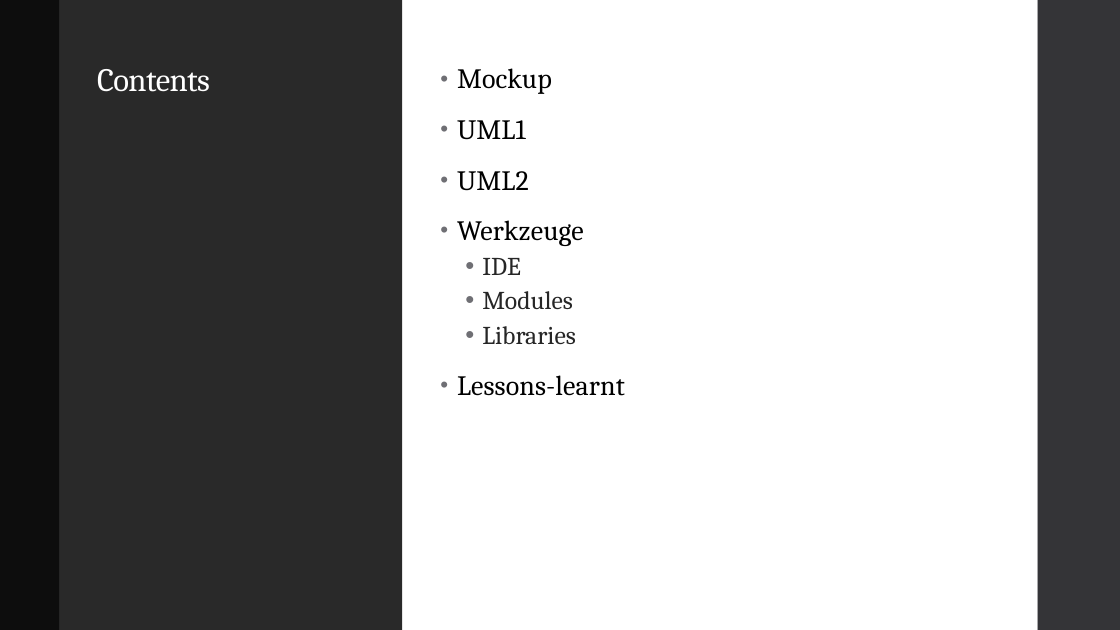
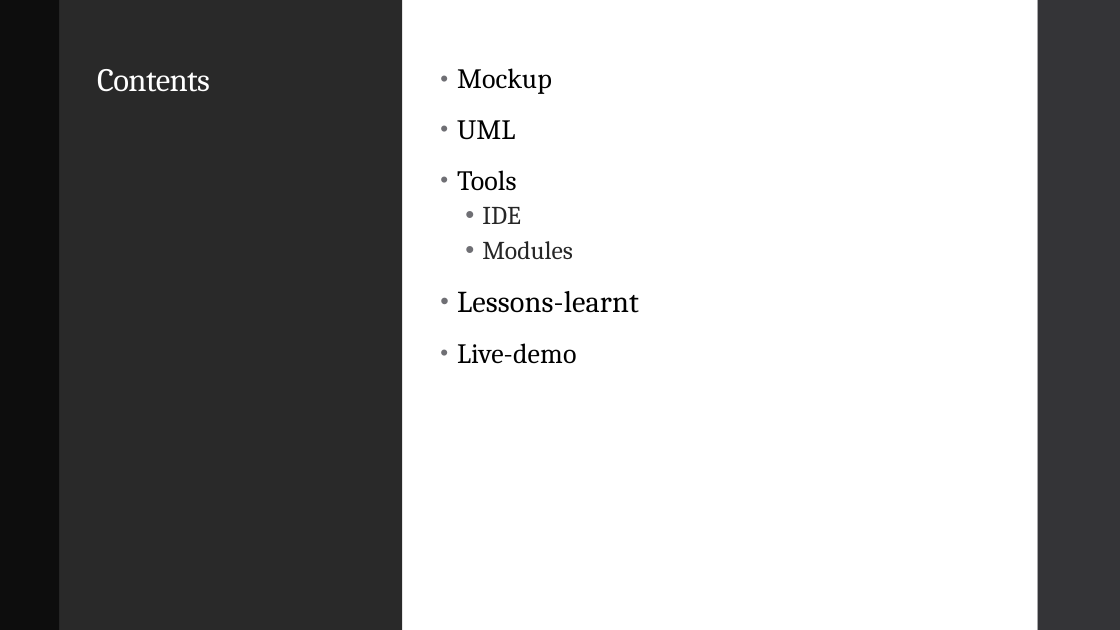
Before and after one commit to tayyip90/MoCoChat, a slide deck: slide 2 of Documentation/Powerpoint/PowerPoint1.pptx. Drawn at 1120x630 pixels with LibreOffice and Linux fonts; fonts in the diff are those of the drawing. Boxes give left, top, right and bottom in pixels: in the first picture for what was removed or moved away, otherwise in the second. Text is boxed around its words. In the diff, an @@ line names an element or a change of style, - is before the commit and + after.

```diff
--- a/Documentation/Powerpoint/PowerPoint1.pptx
+++ b/Documentation/Powerpoint/PowerPoint1.pptx
@@ text at bbox=[457, 120, 516, 191]: text changed @@
-• UML1
-• UML2
-• Werkzeuge
+• UML
+• Tools
@@ text at bbox=[457, 291, 639, 313]: size 24 to 26 pt in "Lessons-learnt" @@
@@ text at bbox=[482, 326, 576, 344]: paragraph removed @@
-  • Libraries
@@ text at bbox=[457, 343, 576, 364]: paragraph added @@
+• Live-demo
```
Also in this commit, not shown: 1 other slide changed, 6 slides added, 8 other files.
